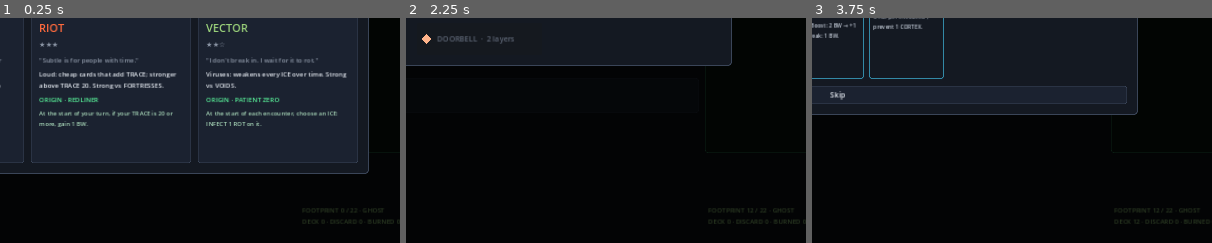
Above: before the commit, frames 1-3 (left to right).
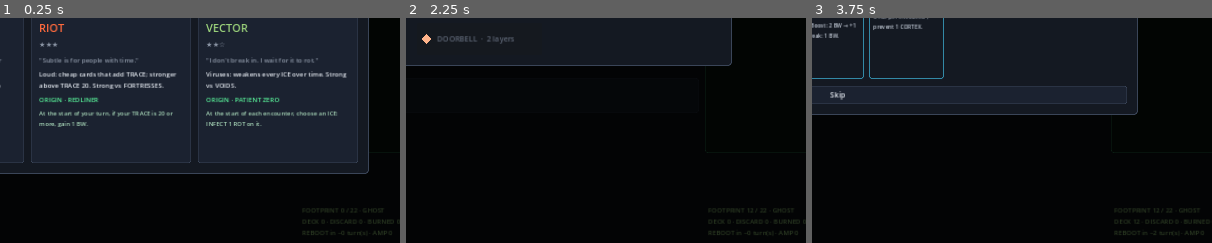
Above: after the commit, the same moments.

Repository: Punkwork/REDLINE
Game: Godot game, scene res://scenes/Main.tscn
Same seed, same stepped clock (60 frames per second), same inputs: the game is played once before the commit and once after it.
Inputs (mouse positions are % of the whole screen's width and height, from its top left):
- Up to frame 1 (0.25 s): no input
- Up to frame 2 (2.25 s): click "DECK / COVERAGE" at 0.5 s; click "VOICE ON" at 1.25 s; click (19, 54) at 2.02 s
- Up to frame 3 (3.75 s): click "END RUN" at 2.75 s; click "COOKIE BANNER · 1 layer" at 3.5 s
The pictures show only the part of the screen within x 47-97%, y 39-89%; the shares and areas given below are measured in that part.

The runs differ from the first frame. In frame 1, 0.1% of the frame differs, in the area x 75-98%, y 94-97%; in frame 2, 0.1%; in frame 3, 0.1%.

Commit message:
DSY-007, DSY-008: Add REBOOT engines, SCAN and in-Node card routing

Diff:
--- a/godot/scripts/core/cards.gd
+++ b/godot/scripts/core/cards.gd
@@ -212,6 +212,66 @@
 		"text": "Can't be played normally. Pay 1 BW to clear it: it's BURNED for the rest of the Node."},
 	"TRACER": {"name": "TRACER", "type": "BLOATWARE", "tags": [], "bw": 0, "rarity": "BLOAT", "unplayable": true,
 		"text": "Can't be played. If TRACER is in your hand at the end of your turn: +3 TRACE."},
+	"WARM_BOOT": {
+		"name": "WARM BOOT",
+		"type": "PROTOCOL",
+		"bw": 1,
+		"rarity": "COMMON",
+		"tags": [
+			"ENGINE"
+		],
+		"text": "Whenever you REBOOT: +5 SHIELD."
+	},
+	"ROLLING_RESTART": {
+		"name": "ROLLING RESTART",
+		"type": "PROTOCOL",
+		"bw": 1,
+		"rarity": "UNCOMMON",
+		"tags": [],
+		"text": "Whenever you REBOOT: +1 AMP."
+	},
+	"FORCE_REBOOT": {
+		"name": "FORCE REBOOT",
+		"type": "SCRIPT",
+		"bw": 0,
+		"rarity": "UNCOMMON",
+		"tags": [],
+		"text": "Shuffle discard into draw pile. This is a REBOOT. BURNED."
+	},
+	"SHORT_LOOP": {
+		"name": "SHORT LOOP",
+		"type": "PROTOCOL",
+		"bw": 2,
+		"rarity": "RARE",
+		"tags": [
+			"ENGINE"
+		],
+		"text": "Whenever you REBOOT: gain 1 BW and draw 2."
+	},
+	"PORT_SCAN": {
+		"name": "PORT SCAN",
+		"type": "SCRIPT",
+		"bw": 0,
+		"rarity": "COMMON",
+		"tags": [],
+		"text": "SCAN 3, then draw 1."
+	},
+	"GARBAGE_COLLECT": {
+		"name": "GARBAGE COLLECT",
+		"type": "SCRIPT",
+		"bw": 0,
+		"rarity": "COMMON",
+		"tags": [],
+		"text": "BURN 1 other hand card for this Node. Draw 1."
+	},
+	"TAIL_CALL": {
+		"name": "TAIL CALL",
+		"type": "SCRIPT",
+		"bw": 1,
+		"rarity": "UNCOMMON",
+		"tags": [],
+		"text": "Put a SCRIPT from discard into your hand."
+	},
 }
 
 const STARTER_GENERALIST := [
--- a/godot/scripts/core/game.gd
+++ b/godot/scripts/core/game.gd
@@ -36,6 +36,11 @@
 var ghost_draw_enabled := false # DSY-001b: optional, OFF by default.
 var bloat_tax_paid := 0
 var node_tax_pending := false
+var amp := 0
+var reboots := 0
+var drawing_depth := 0
+var pending_reboots := 0
+var draining_reboots := false
 
 # --- node / encounter state ---
 var node: Dictionary = {}
@@ -140,6 +145,9 @@
 
 func _start_ice_node() -> void:
 	node_tax_pending = true
+	amp = 0
+	reboots = 0
+	pending_reboots = 0
 	layer = 0
 	layers_cleared = 0
 	lockdown = false
@@ -352,7 +360,7 @@
 		ice.bomb = false
 		ice.rainbow = -1
 	if _rack_has("SURGE_PROTECTOR"):
-		shield += 2 * _rack_count("SURGE_PROTECTOR")
+		shield += (2 + amp) * _rack_count("SURGE_PROTECTOR")
 	var n := draw_size()
 	if enc.turn == 1 and ghost_draw_enabled and footprint_band() == "GHOST":
 		n += 1
@@ -375,14 +383,62 @@
 	return max(1, BASE_DRAW - cortex)
 
 func draw_cards(n: int) -> void:
+	drawing_depth += 1
 	for i in n:
 		if draw_pile.is_empty():
-			if discard.is_empty():
-				return
-			draw_pile = discard
-			discard = []
+			if discard.is_empty(): break
+			draw_pile.assign(discard)
+			discard.clear()
 			_shuffle(draw_pile)
+			_queue_reboot()
 		hand.append(draw_pile.pop_back())
+	drawing_depth -= 1
+	if drawing_depth == 0: _drain_reboots()
+
+func _queue_reboot() -> void:
+	reboots += 1
+	pending_reboots += 1
+	_say("REBOOT %d." % reboots)
+
+func force_reboot() -> void:
+	draw_pile.append_array(discard)
+	discard.clear()
+	_shuffle(draw_pile)
+	_queue_reboot()
+	if drawing_depth == 0: _drain_reboots()
+
+func _drain_reboots() -> void:
+	if draining_reboots: return
+	draining_reboots = true
+	var guard := 0
+	while pending_reboots > 0 and phase != "DEAD":
+		pending_reboots -= 1
+		guard += 1
+		if guard > 128:
+			_say("REBOOT loop safeguard reached; stop resolving the repeating trigger chain.")
+			pending_reboots = 0
+			break
+		for card in rack.duplicate():
+			match card.id:
+				"WARM_BOOT": shield += 5 + amp
+				"ROLLING_RESTART": amp += 1
+				"SHORT_LOOP":
+					bw += 1 + amp
+					draw_cards(2 + amp)
+	draining_reboots = false
+
+func finish_scan() -> void:
+	if pending.get("kind", "") != "scan": return
+	var top: Array = pending.cards
+	var bottom: Array = []
+	for uid in pending.bottom:
+		bottom.append(_take_from(top, uid))
+	bottom.reverse()
+	top.reverse()
+	draw_pile = bottom + draw_pile + top
+	pending = {}
+	phase = "PLAYER"
+	draw_cards(1)
 
 func ram_total() -> int:
 	var t := BASE_RAM
@@ -403,6 +459,8 @@
 	if inst.is_empty():
 		return {"ok": false, "reason": "Not in hand"}
 	var d := CardDB.def(inst.id)
+	if inst.id == "GARBAGE_COLLECT" and hand.size() < 2:
+		return {"ok": false, "reason": "Need another hand card to BURN"}
 	if d.get("unplayable", false):
 		return {"ok": false, "reason": "Can't be played"}
 	if bw < card_cost(inst.id):
@@ -482,6 +540,25 @@
 
 func _resolve_script(inst: Dictionary, target: int) -> bool:
 	match inst.id:
+		"FORCE_REBOOT":
+			force_reboot()
+			return true
+		"PORT_SCAN":
+			var cards := []
+			for _i in mini(3, draw_pile.size()): cards.append(draw_pile.pop_back())
+			pending = {"kind": "scan", "cards": cards, "bottom": [], "card_uid": inst.uid}
+			discard.append(inst)
+			phase = "CHOICE"
+		"GARBAGE_COLLECT":
+			pending = {"kind": "burn_hand", "options": hand.map(func(c): return c.uid), "card_uid": inst.uid}
+			discard.append(inst)
+			phase = "CHOICE"
+		"TAIL_CALL":
+			var opts := discard.filter(func(c): return CardDB.def(c.id).type == "SCRIPT").map(func(c): return c.uid)
+			if not opts.is_empty():
+				pending = {"kind": "retrieve", "options": opts, "card_uid": inst.uid}
+				discard.append(inst)
+				phase = "CHOICE"
 		"PULP_SHIELD": shield += 3
 		"PROBE": enc.ice[target].str_mod -= 2
 		# ECHO
@@ -669,9 +746,9 @@
 	for p in installed:
 		var d := CardDB.def(p.inst.id)
 		if d.has("extract"):
-			var amt: int = d.extract
+			var amt: int = d.extract + amp
 			if d.has("extract_quiet") and enc.trace_gained_enc == 0:
-				amt = d.extract_quiet
+				amt = d.extract_quiet + amp
 			extract(amt + long_game)
 			if d.get("extract_trace", 0) > 0 and trace < d.get("extract_trace_below", 9999):
 				add_trace(d.extract_trace, false)
@@ -815,9 +892,23 @@
 	if pending.is_empty():
 		return
 	var kind: String = pending.kind
+	if kind == "scan":
+		if pending.cards.any(func(c): return c.uid == uid):
+			if pending.bottom.has(uid): pending.bottom.erase(uid)
+			else: pending.bottom.append(uid)
+		return
 	if not pending.get("options", [uid]).has(uid) and kind != "discard":
 		return
 	match kind:
+		"burn_hand":
+			var card := _take_from(hand, uid)
+			if card.is_empty(): return
+			burned.append(card)
+			draw_cards(1)
+		"retrieve":
+			var card := _take_from(discard, uid)
+			if card.is_empty(): return
+			hand.append(card)
 		"discard":
 			var c := _take_from(hand, uid)
 			if c.is_empty():
--- a/godot/scripts/ui/main.gd
+++ b/godot/scripts/ui/main.gd
@@ -437,7 +437,7 @@
 		log_label.text = "PATIENT ZERO: choose an ICE to INFECT with 1 ROT."
 	if targeting >= 0:
 		log_label.text = "Choose an ICE for %s (right-click or Esc to cancel)." % CardDB.def(g.find_card(targeting).id).name
-	piles.text = "FOOTPRINT %d / %d · %s\nDECK %d · DISCARD %d · BURNED %d" % [g.footprint(), g.footprint_cap(), g.footprint_band(), g.draw_pile.size(), g.discard.size(), g.burned.size()]
+	piles.text = "FOOTPRINT %d / %d · %s\nDECK %d · DISCARD %d · BURNED %d" % [g.footprint(), g.footprint_cap(), g.footprint_band(), g.draw_pile.size(), g.discard.size(), g.burned.size()] + "\nREBOOT in ~%d turn(s) · AMP %d" % [int(ceil(float(g.draw_pile.size()) / maxi(1, g.draw_size()))), g.amp]
 	piles.autowrap_mode = TextServer.AUTOWRAP_WORD
 	piles.add_theme_color_override("font_color", Color("#ff6b78") if g.footprint_band() == "HEAVY" else Color("#9ad17a"))
 	_build_overlay()
@@ -1235,6 +1235,10 @@
 		"READY_RIG": _overlay_options("READY RIG", "Generalist ORIGIN: choose one PROGRAM in your deck. It starts installed for free; your first hand stays full.", g.pending.options, g.draw_pile, func(u): g.choose_ready_rig(u); refresh(), "Skip", func(): g.skip_ready_rig(); refresh())
 		"CHOICE":
 			match g.pending.kind:
+				"scan":
+					_overlay_options("SCAN 3", "Click cards to bottom them, in selection order; click again to undo. Selected: %s" % str(g.pending.bottom), g.pending.cards.map(func(c): return c.uid), g.pending.cards, func(u): g.choose(u); refresh(), "Finish SCAN, then draw 1", func(): g.finish_scan(); refresh())
+				"burn_hand": _overlay_options("GARBAGE COLLECT", "BURN another hand card for this Node, then draw 1.", g.pending.options, g.hand, func(u): g.choose(u); refresh())
+				"retrieve": _overlay_options("TAIL CALL", "Choose a SCRIPT from discard.", g.pending.options, g.discard, func(u): g.choose(u); refresh())
 				"discard": _overlay_options("DISCARD %d" % g.pending.n, "CAPTCHA: choose a card in your hand to discard.", g.hand.map(func(c): return c.uid), g.hand, func(u): g.choose(u); refresh())
 				"uninstaller": _overlay_options("UNINSTALLER", "Choose a Bloatware in your hand to BURN.", g.pending.options, g.hand, func(u): g.choose(u); refresh())
 				"field_kit": _overlay_options("FIELD KIT", "Choose a PROGRAM from your draw pile.", g.pending.options, g.draw_pile, func(u): g.choose(u); refresh())
--- a/godot/tests/synergy_cases.gd
+++ b/godot/tests/synergy_cases.gd
@@ -6,6 +6,7 @@
  return g
 func run() -> void:
  step1()
+ step2()
 func step1() -> void:
  var g := game()
  check.call(g.footprint() == 12 and g.footprint_cap() == 22 and g.footprint_band() == "GHOST", "DSY footprint baseline")
@@ -41,3 +42,46 @@
  var cut: Dictionary = lean.run_deck.filter(func(c): return c.id == "PROBE")[0]
  lean.node = IceDB.MAP[0][0]
  check.call(lean.decompile(cut.uid) and lean.footprint() == 11 and lean.phase == "MAP", "DECOMPILE takes removal instead of reward")
+func step2() -> void:
+ var g := game("ECHO")
+ g.enter_node(0)
+ g.hand.clear(); g.draw_pile.clear(); g.discard.clear()
+ g.rack.append(g._new_inst("WARM_BOOT"))
+ g.rack.append(g._new_inst("ROLLING_RESTART"))
+ g.amp = 2
+ var a := g._new_inst("PROBE")
+ var b := g._new_inst("PULP_SHIELD")
+ g.draw_pile.append(a); g.discard.append(b)
+ g.draw_cards(2)
+ check.call(g.hand.size() == 2 and g.reboots == 1 and g.shield == 7 and g.amp == 3, "mid-draw REBOOT finishes draw before ENGINE effects; AMP applies")
+ g.draw_cards(2)
+ check.call(g.reboots == 1, "empty draw and discard do not REBOOT")
+ g.discard.append(g._new_inst("PROBE"))
+ var f := g._new_inst("FORCE_REBOOT")
+ g.hand.append(f)
+ check.call(g.play_card(f.uid) and g._find(g.burned, f.uid).id == "FORCE_REBOOT", "FORCE REBOOT burns itself")
+ check.call(g.reboots == 2, "explicit forced shuffle is a REBOOT")
+ g.hand.clear(); g.draw_pile.clear(); g.discard.clear(); g.rack.clear()
+ var top := g._new_inst("PROBE")
+ var mid := g._new_inst("PULP_SHIELD")
+ var bottom := g._new_inst("DEFRAG")
+ g.draw_pile.assign([bottom, mid, top])
+ var scan := g._new_inst("PORT_SCAN"); g.hand.append(scan)
+ g.play_card(scan.uid)
+ check.call(g.phase == "CHOICE" and g.pending.cards[0].uid == top.uid, "SCAN reveals top cards in draw order")
+ g.choose(top.uid); g.choose(mid.uid); g.finish_scan()
+ check.call(g.hand[0].uid == bottom.uid and g.draw_pile.pop_back().uid == top.uid and g.draw_pile.pop_back().uid == mid.uid, "SCAN chooses any cards and their bottom order, then draws")
+ g.hand.clear(); g.draw_pile.clear(); g.discard.clear()
+ var burn := g._new_inst("GARBAGE_COLLECT"); g.hand.append(burn)
+ check.call(not g.can_play(burn.uid).ok, "GARBAGE COLLECT needs another hand card")
+ var victim := g._new_inst("PROBE"); g.hand.append(victim)
+ g.play_card(burn.uid); g.choose(victim.uid)
+ check.call(not g._find(g.burned, victim.uid).is_empty() and g.run_deck.size() == 12, "in-Node BURN preserves permanent deck")
+ var tail := g._new_inst("TAIL_CALL"); g.hand.append(tail)
+ var retrieve := g._new_inst("PROBE"); g.discard.append(retrieve)
+ g.bw = 4; g.play_card(tail.uid)
+ check.call(not g.pending.options.has(tail.uid), "TAIL CALL cannot retrieve itself while resolving")
+ g.choose(retrieve.uid)
+ check.call(not g._find(g.hand, retrieve.uid).is_empty(), "TAIL CALL retrieves the selected SCRIPT")
+ var fresh := game("ECHO"); fresh.enter_node(0)
+ check.call(fresh.amp == 0 and fresh.burned.is_empty(), "Node begins with no AMP or burned cards")
--- a/godot/tests/test_game.gd
+++ b/godot/tests/test_game.gd
@@ -757,7 +757,7 @@
 			"SAFEHOUSE": g.safehouse_heal()
 			"DEEPER": g.go_deeper()
 			"REWARD": g.choose_reward(g.reward_options[0])
-			"CHOICE": g.choose(g.pending.get("options", [g.hand[0].uid if not g.hand.is_empty() else -1])[0])
+			"CHOICE": bot_choice(g)
 			"PLAYER": bot_turn(g)
 	check(g.phase == "SLICE_DONE" or g.phase == "DEAD", "bot finishes the slice (phase %s, row %d)" % [g.phase, g.row])
 	print("  bot: phase=%s vitae=%d trace=%d strikes=%d cred=%d deck=%d steps=%d" % [g.phase, g.vitae, g.trace, g.strikes, g.cred, g.run_deck.size(), guard])
@@ -792,13 +792,7 @@
 				"SAFEHOUSE": g.safehouse_heal()
 				"DEEPER": g.go_deeper()
 				"REWARD": g.choose_reward(g.reward_options[0])
-				"CHOICE":
-					if g.pending.kind == "card_break":
-						bot_choose_sub(g)
-					elif g.pending.kind == "patient_zero":
-						g.choose_ice(main_ice(g))
-					else:
-						g.choose(g.pending.get("options", [g.hand[0].uid if not g.hand.is_empty() else -1])[0])
+				"CHOICE": bot_choice(g)
 				"PLAYER":
 					bot_turn(g)
 					if g.node.get("opening", false) and g.enc.get("breached", false):
@@ -974,3 +968,10 @@
 				g.boost_pick(p.inst.uid)
 	if g.phase == "PLAYER":
 		g.end_turn()
+
+func bot_choice(g: Game) -> void:
+	match g.pending.get("kind", ""):
+		"scan": g.finish_scan()
+		"card_break": bot_choose_sub(g)
+		"patient_zero": g.choose_ice(main_ice(g))
+		_: g.choose(g.pending.get("options", [g.hand[0].uid if not g.hand.is_empty() else -1])[0])
Not shown, changed: docs/HANDOFF.md
Not shown, changed: docs/REDLINE_DEVELOPMENT_LOG.md
